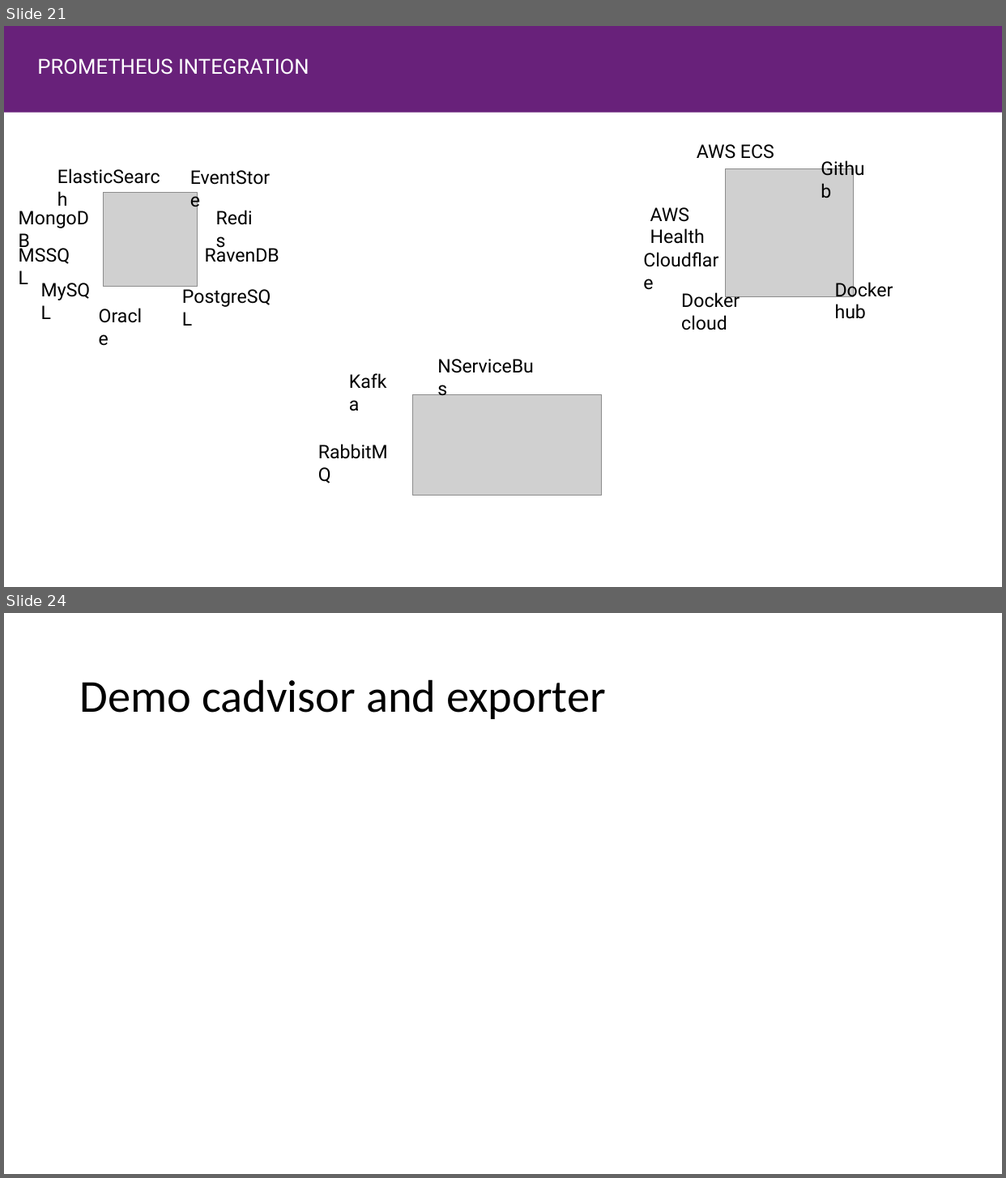
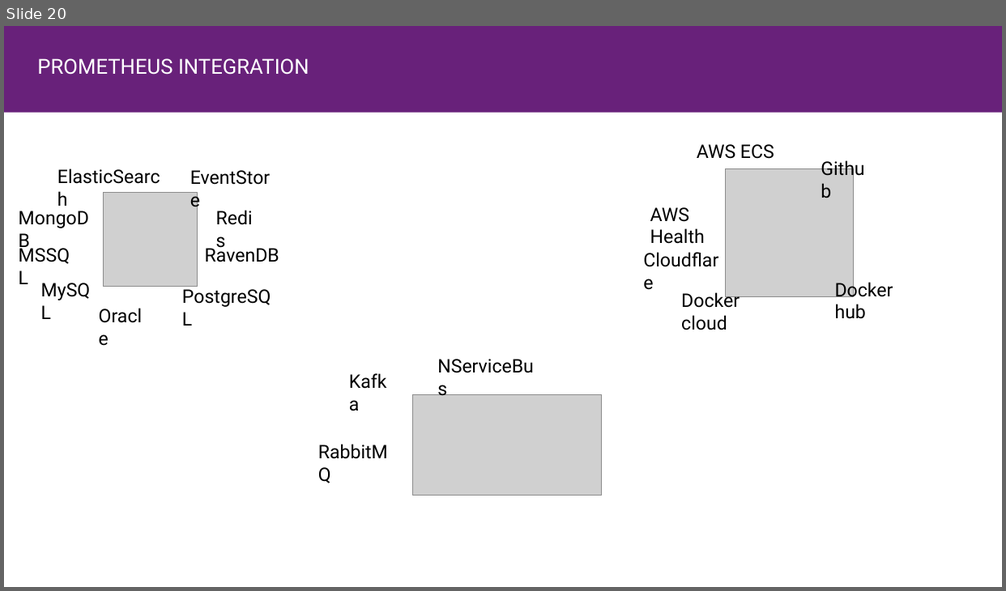
Before and after one commit to jruizx/dotnet-bcn, a slide deck: .net core bcn user group.pptx. Shown one above the other, each under a label of ours: slides 21 and 24 before the commit, slide 20 after it; the slides between them are not shown. The pictures are 1006x1178 and 1006x591 pixels, drawn with LibreOffice and Linux fonts; fonts in the diff are those of the drawing; grey boxes stand for pictures. Boxes give left, top, right and bottom in pixels: in the first picture for what was removed or moved away, otherwise in the second. Text is boxed around its words. In the diff, an @@ line names an element or a change of style, - is before the commit and + after.

```diff
--- a/.net core bcn user group.pptx
+++ b/.net core bcn user group.pptx
@@ slide 24 removed at box(4, 613, 1002, 1174), background #FFFFFF @@
@@ title removed at box(80, 679, 606, 719) @@
-Demo cadvisor and exporter
@@ what was slide 21 is now slide 20 @@
```
Also in this commit, not shown: 10 slides added, 11 other slides removed, 11 other files.
